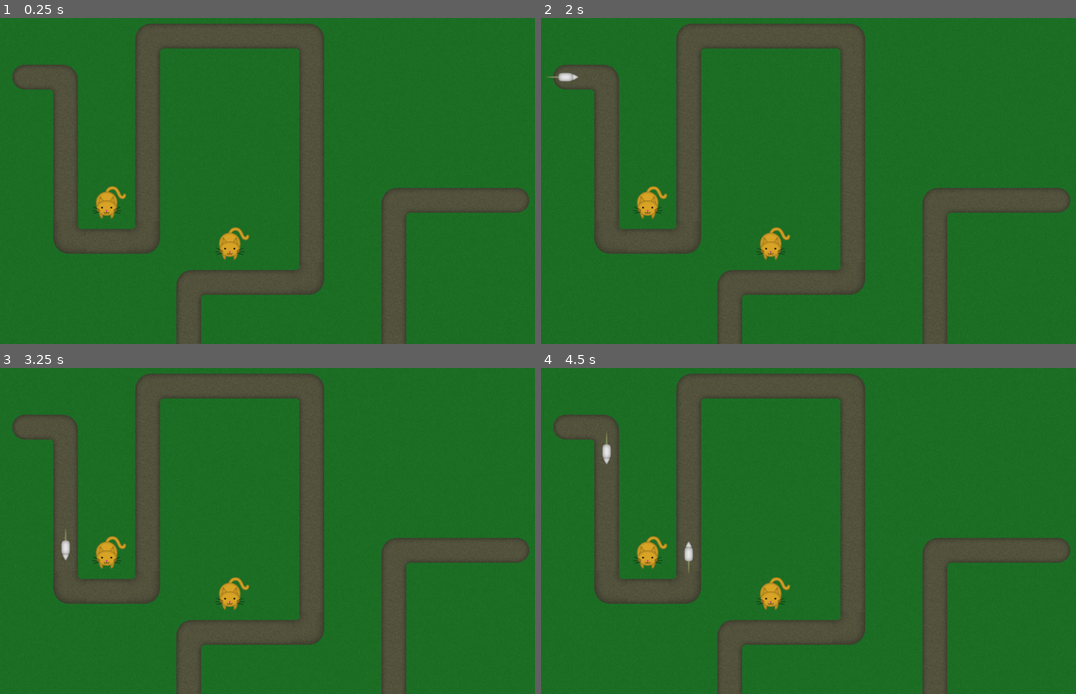
Above: before the commit, frames 1-4 (two rows, left to right).
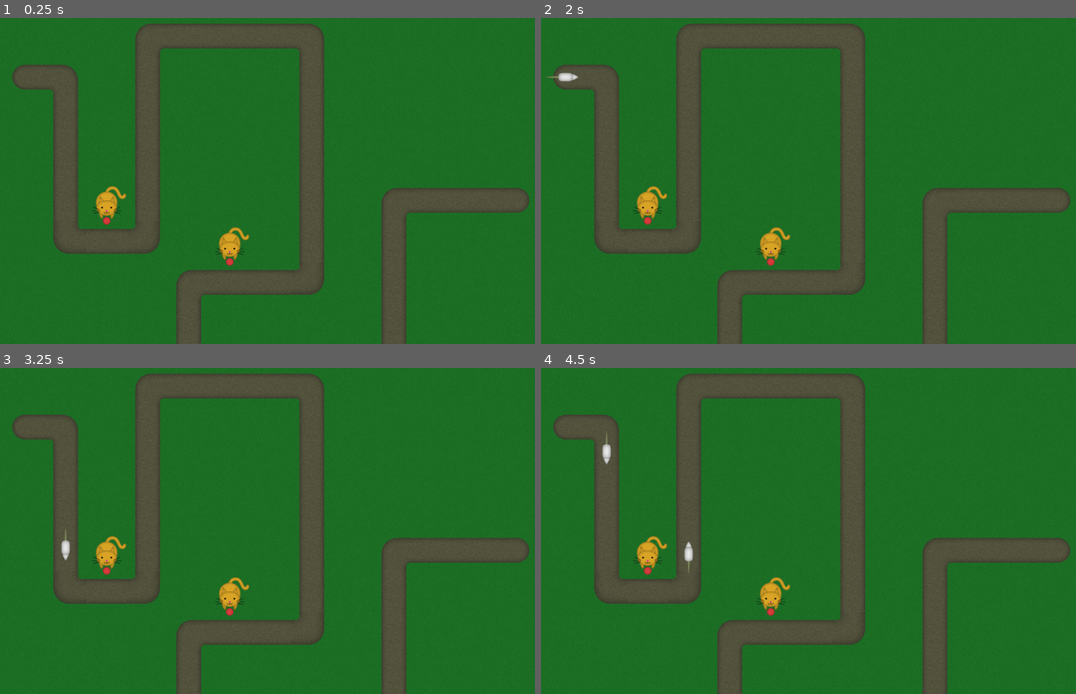
Above: after the commit, the same moments.

Repository: vibrunazo/godot-cats
Game: Godot game, scene res://scenes/Map.tscn
The game is run twice, just before and just after one commit, with the same random seed, the same clock (stepped at 60 frames per second) and the same inputs.
Inputs:
- Up to frame 1 (0.25 s): no input
- Up to frame 2 (2 s): tap Enter at 0.5 s; tap Space at 1.25 s
- Up to frame 3 (3.25 s): tap Enter at 2 s
- Up to frame 4 (4.5 s): no input

The runs differ from the first frame. In frame 1, less than 0.1% of the frame differs, in the area x 19-44%, y 60-77%; in frame 2, less than 0.1%; in frame 3, less than 0.1%; in frame 4, less than 0.1%.

Commit message:
add ball

Diff:
--- a/scenes/Cat.tscn
+++ b/scenes/Cat.tscn
@@ -1,8 +1,15 @@
-[gd_scene load_steps=2 format=2]
+[gd_scene load_steps=3 format=2]
 
 [ext_resource path="res://assets/cat01.png" type="Texture" id=1]
+[ext_resource path="res://assets/ball.png" type="Texture" id=2]
 
 [node name="Cat" type="Node2D"]
 
 [node name="Sprite" type="Sprite" parent="."]
 texture = ExtResource( 1 )
+
+[node name="Position2D" type="Position2D" parent="."]
+position = Vector2( 0, 24 )
+
+[node name="Sprite" type="Sprite" parent="Position2D"]
+texture = ExtResource( 2 )
Binary file added: assets/ball.png
Not shown, added: assets/ball.png.import
